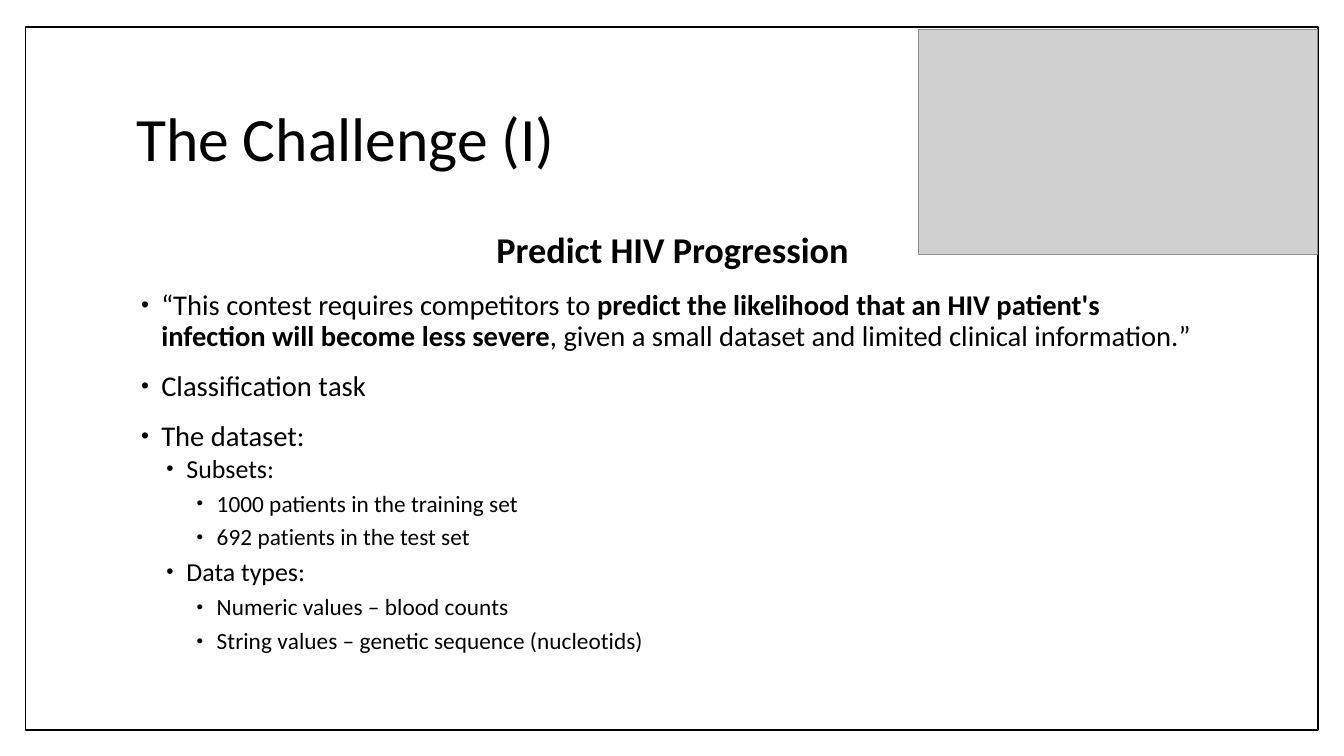
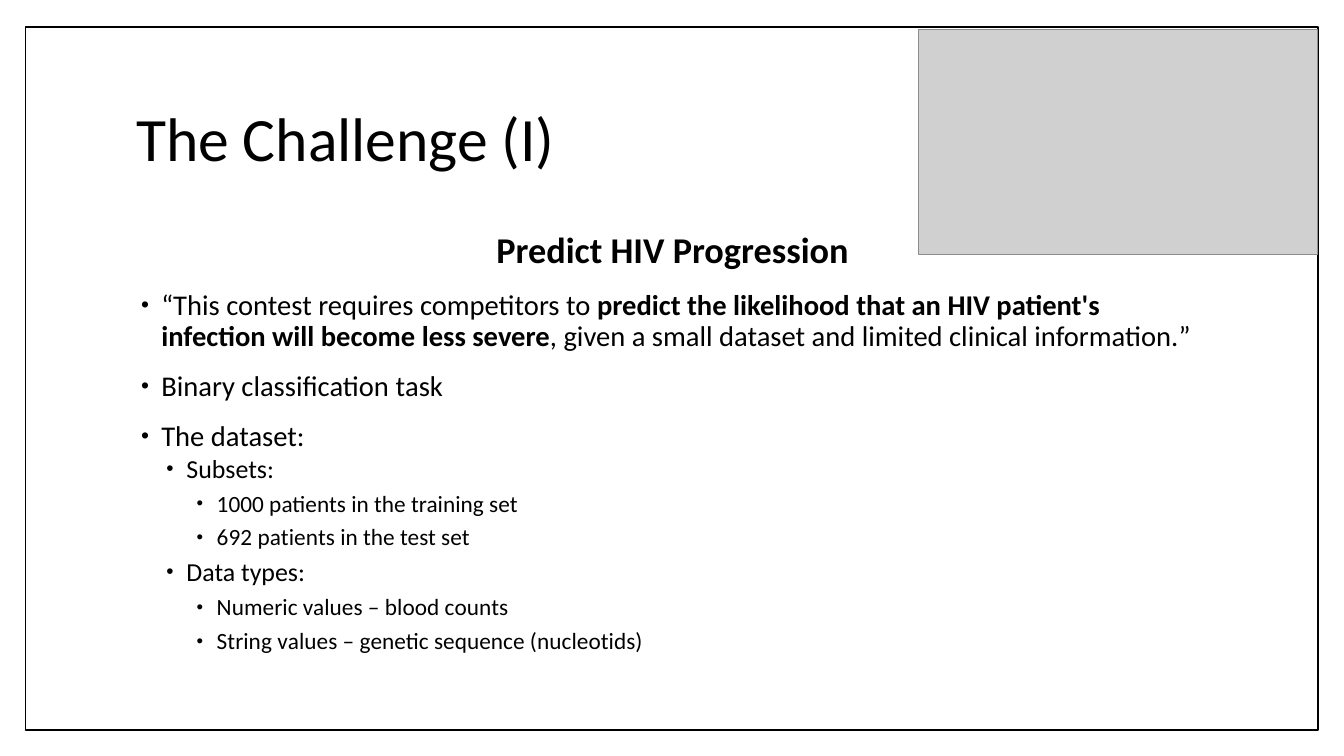
Before and after one commit to bl1zzardx/hivprogression, a slide deck: slide 2 of hivprogression/peer-seminar.pptx. Drawn at 1344x756 pixels with LibreOffice and Linux fonts; fonts in the diff are those of the drawing; grey boxes stand for pictures. Boxes give left, top, right and bottom in pixels: in the first picture for what was removed or moved away, otherwise in the second. Text is boxed around its words. In the diff, an @@ line names an element or a change of style, - is before the commit and + after.

```diff
--- a/hivprogression/peer-seminar.pptx
+++ b/hivprogression/peer-seminar.pptx
@@ text at bbox=[161, 376, 443, 401]: text changed @@
-• Classification task
+• Binary classification task
```
Also in this commit, not shown: 2 other slides changed, 1 slide added, 3 slides removed.
